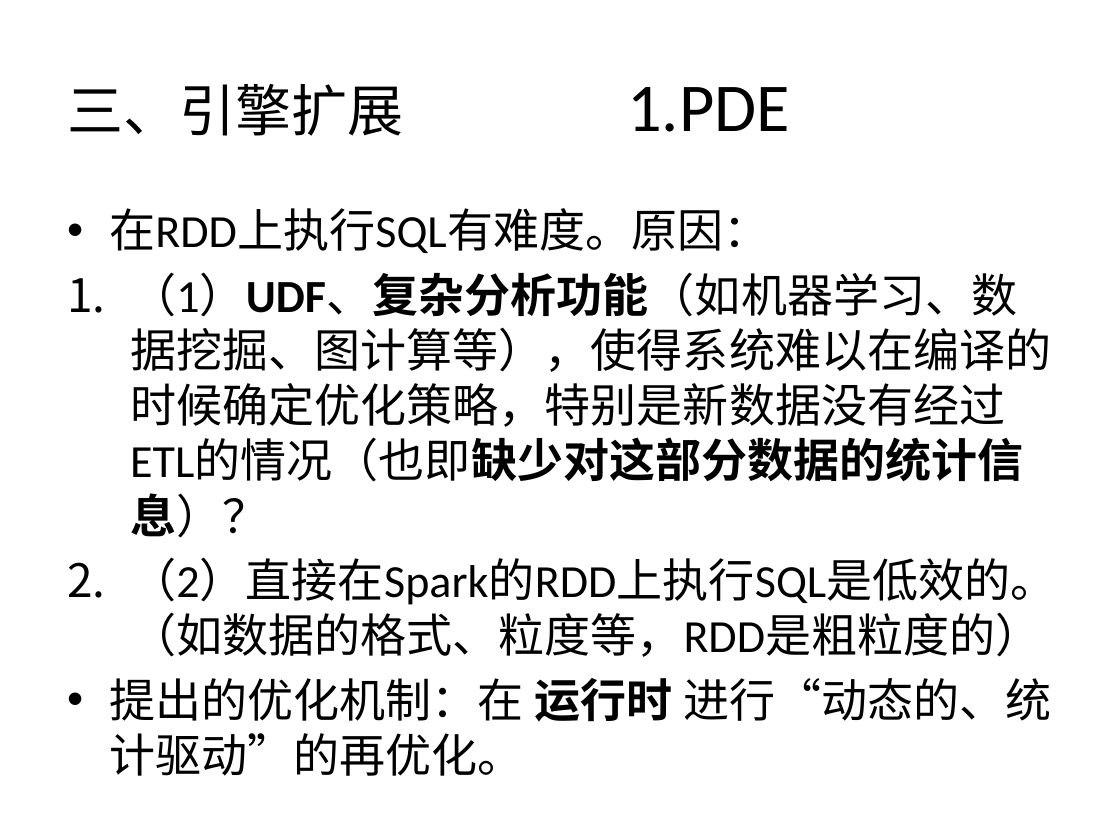
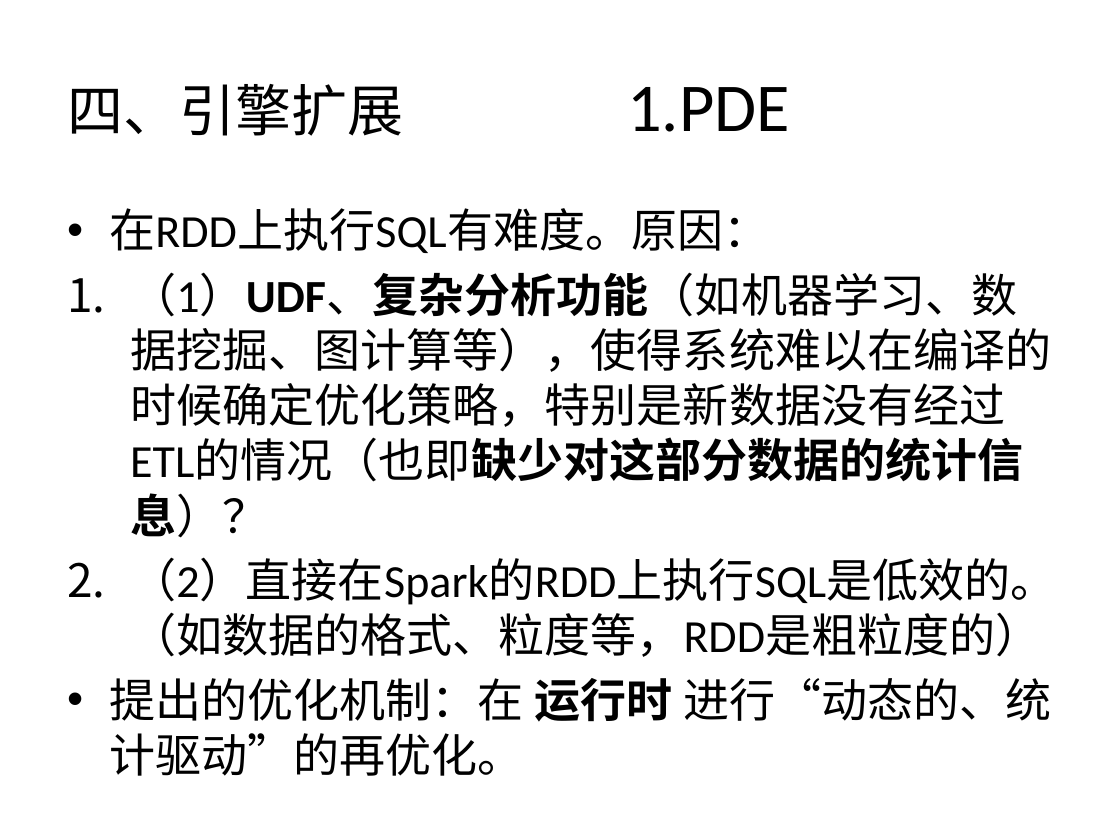
Before and after one commit to wuxingdexian/seminar, a slide deck: slide 33 of Shark SQL and Rich Analytics at Scale.pptx (slide 29 before the commit). Drawn at 1120x840 pixels with LibreOffice and Linux fonts; fonts in the diff are those of the drawing. Boxes give left, top, right and bottom in pixels: in the first picture for what was removed or moved away, otherwise in the second. Text is boxed around its words. In the diff, an @@ line names an element or a change of style, - is before the commit and + after.

```diff
--- a/Shark SQL and Rich Analytics at Scale.pptx
+++ b/Shark SQL and Rich Analytics at Scale.pptx
@@ title at (x1=67, y1=84, x2=790, y2=136): text changed @@
-三、引擎扩展 1.PDE
+四、引擎扩展 1.PDE
```
Also in this commit, not shown: 18 other slides changed, 8 slides added.
